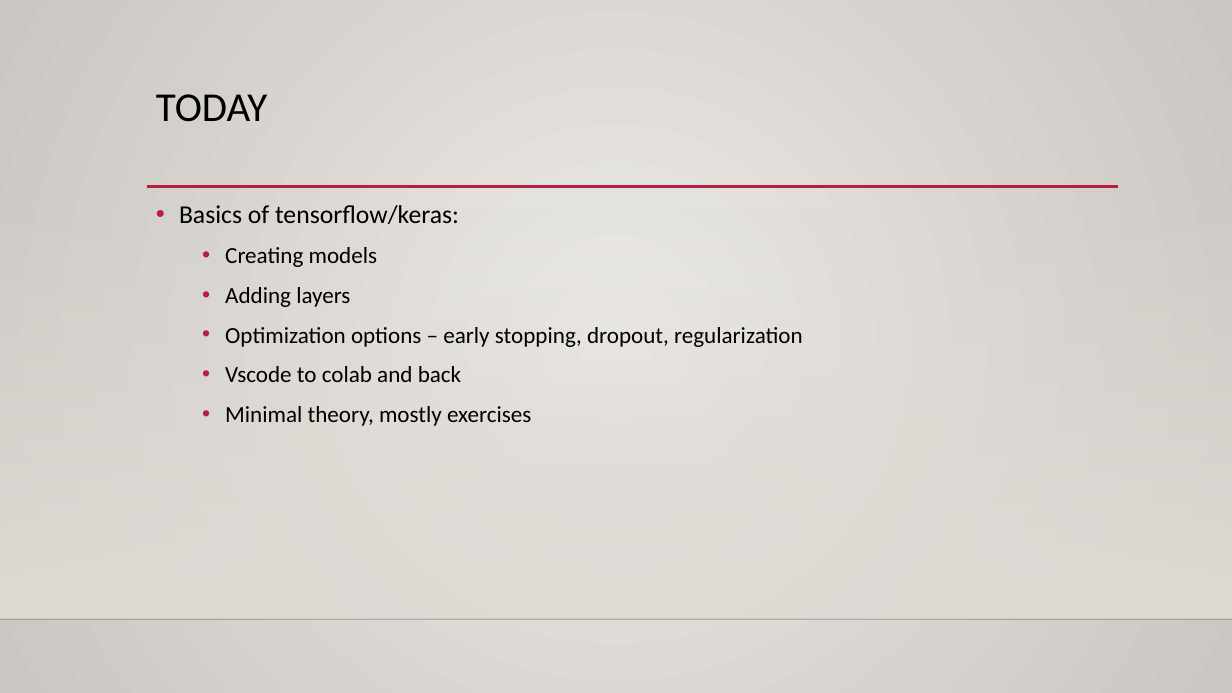
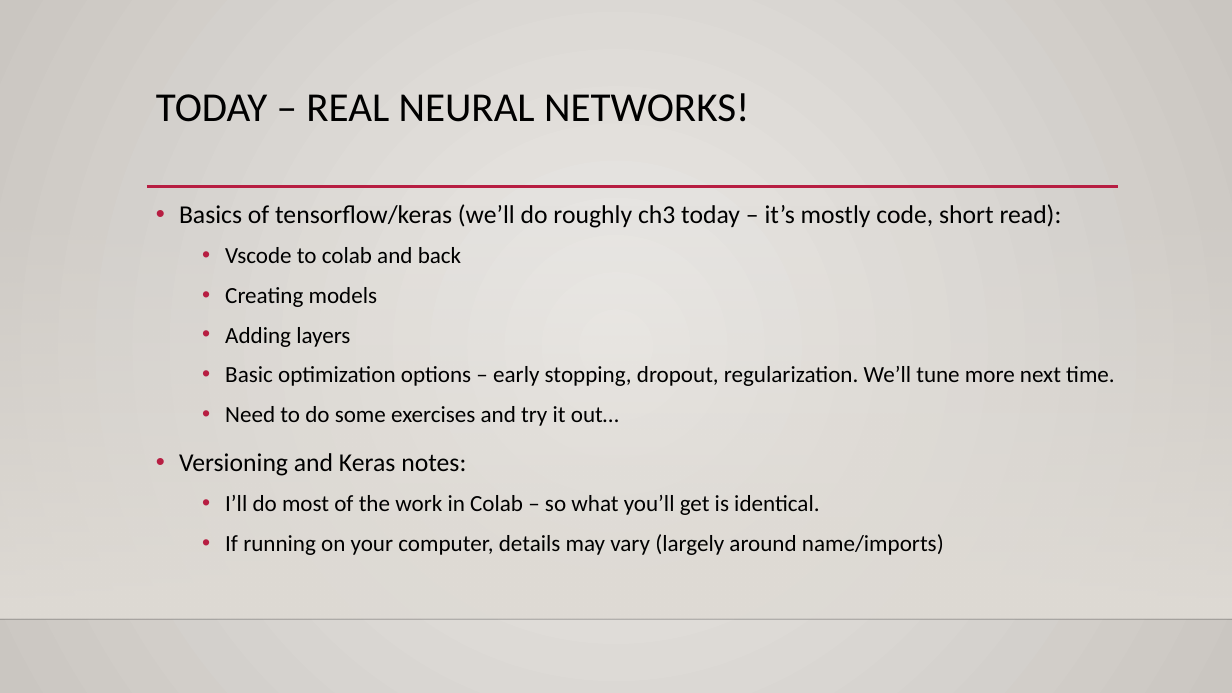
Before and after one commit to AkeemSemperDataScience/Intro_to_Machine_Learning_Students, a slide deck: slide 1 of reference_content/Slides/keras_intro.pptx. Drawn at 1232x693 pixels with LibreOffice and Linux fonts; fonts in the diff are those of the drawing; background and template pictures are left out. Boxes give left, top, right and bottom in pixels: in the first picture for what was removed or moved away, otherwise in the second. Text is boxed around its words. In the diff, an @@ line names an element or a change of style, - is before the commit and + after.

```diff
--- a/reference_content/Slides/keras_intro.pptx
+++ b/reference_content/Slides/keras_intro.pptx
@@ title at (156, 93, 749, 122): text changed @@
-TODAY
+TODAY – REAL NEURAL NETWORKS!
@@ text at (179, 204, 1062, 263): text changed @@
-• Basics of tensorflow/keras:
+• Basics of tensorflow/keras (we’ll do roughly ch3 today – it’s mostly code, short read):
+  • Vscode to colab and back
@@ text at (179, 366, 1115, 555): text changed @@
-  • Optimization options – early stopping, dropout, regularization
-  • Vscode to colab and back
-  • Minimal theory, mostly exercises
+  • Basic optimization options – early stopping, dropout, regularization. We’ll tune more next time.
+  • Need to do some exercises and try it out…
+• Versioning and Keras notes:
+  • I’ll do most of the work in Colab – so what you’ll get is identical.
+  • If running on your computer, details may vary (largely around name/imports)
```
Also in this commit, not shown: 6 other slides changed, 7 slides added, 4 other files.
